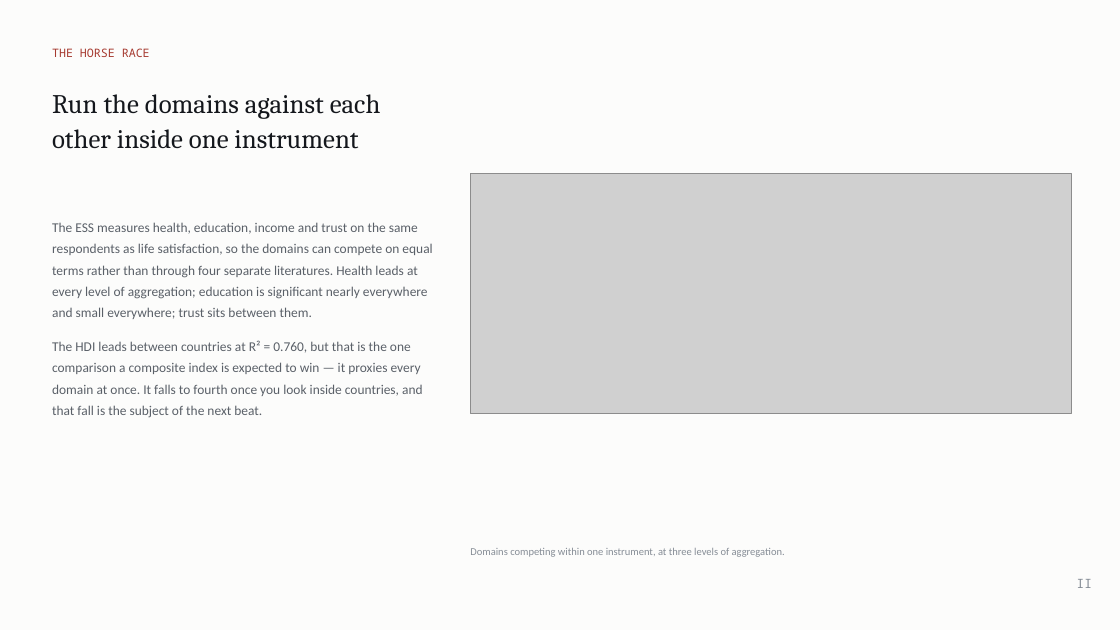
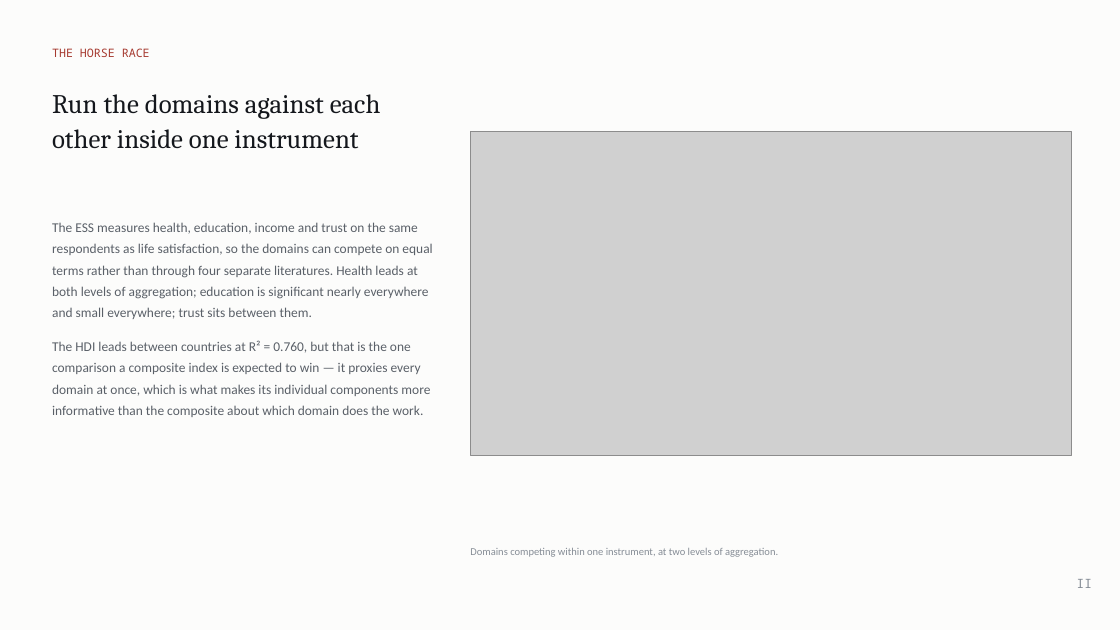
Before and after one commit to cwejnert/HDI-Happiness, a slide deck: slide 19 of deck/Measured_Where_It_Varies.pptx. Drawn at 1120x630 pixels with LibreOffice and Linux fonts; fonts in the diff are those of the drawing; grey boxes stand for pictures. Boxes give left, top, right and bottom in pixels: in the first picture for what was removed or moved away, otherwise in the second. Text is boxed around its words. In the diff, an @@ line names an element or a change of style, - is before the commit and + after.

```diff
--- a/deck/Measured_Where_It_Varies.pptx
+++ b/deck/Measured_Where_It_Varies.pptx
@@ picture: place and size @@
-picture at (471,173,1071,413)
+picture at (471,132,1071,455)
@@ text at (52,222,432,417): text changed @@
-The ESS measures health, education, income and trust on the same respondents as life satisfaction, so the domains can compete on equal terms rather than through four separate literatures. Health leads at every level of aggregation; education is significant nearly everywhere and small everywhere; trust sits between them.
-The HDI leads between countries at R² = 0.760, but that is the one comparison a composite index is expected to win — it proxies every domain at once. It falls to fourth once you look inside countries, and that fall is the subject of the next beat.
+The ESS measures health, education, income and trust on the same respondents as life satisfaction, so the domains can compete on equal terms rather than through four separate literatures. Health leads at both levels of aggregation; education is significant nearly everywhere and small everywhere; trust sits between them.
+The HDI leads between countries at R² = 0.760, but that is the one comparison a composite index is expected to win — it proxies every domain at once, which is what makes its individual components more informative than the composite about which domain does the work.
@@ text at (470,548,778,557): text changed @@
-Domains competing within one instrument, at three levels of aggregation.
+Domains competing within one instrument, at two levels of aggregation.
```
Also in this commit, not shown: 13 other slides changed, 10 slides removed, 21 other files.
